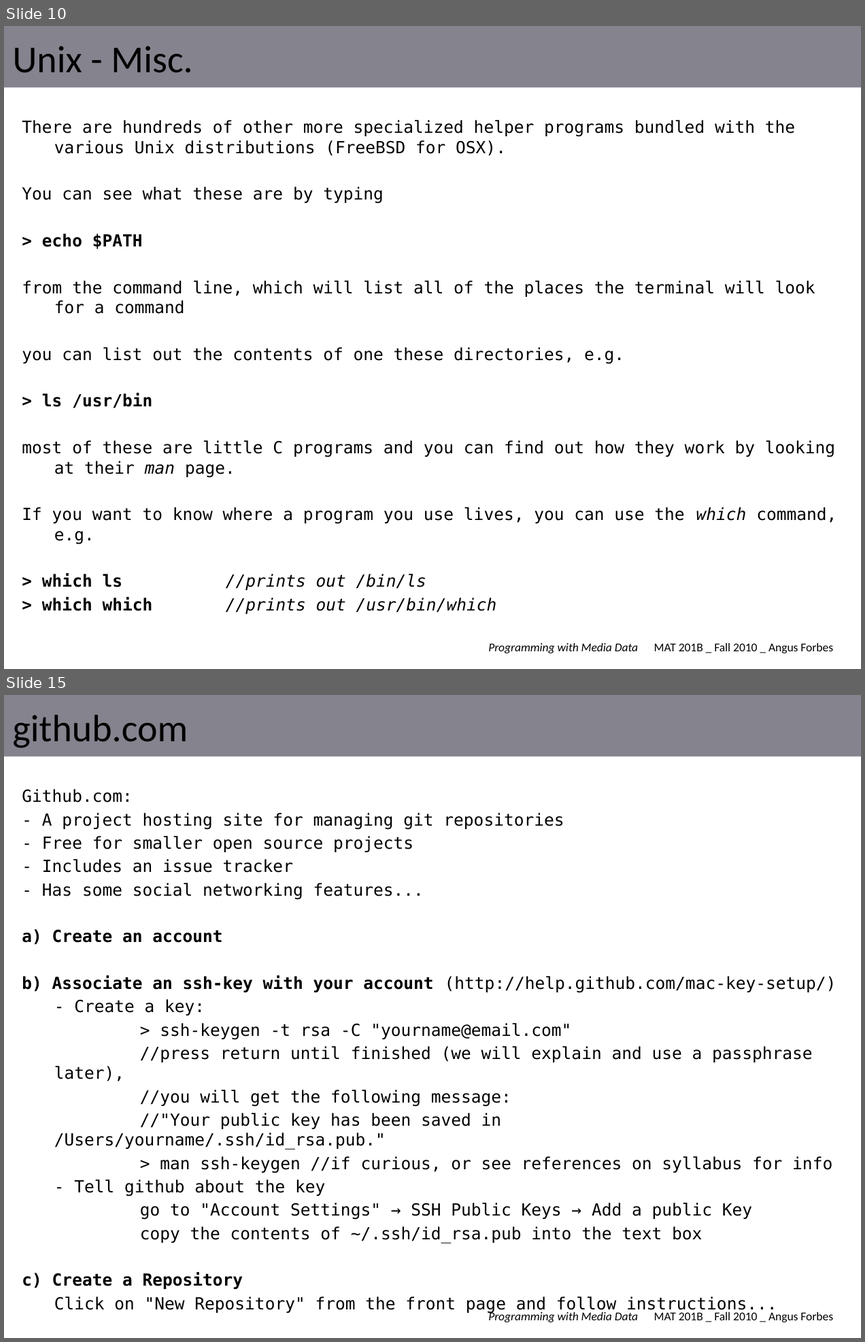
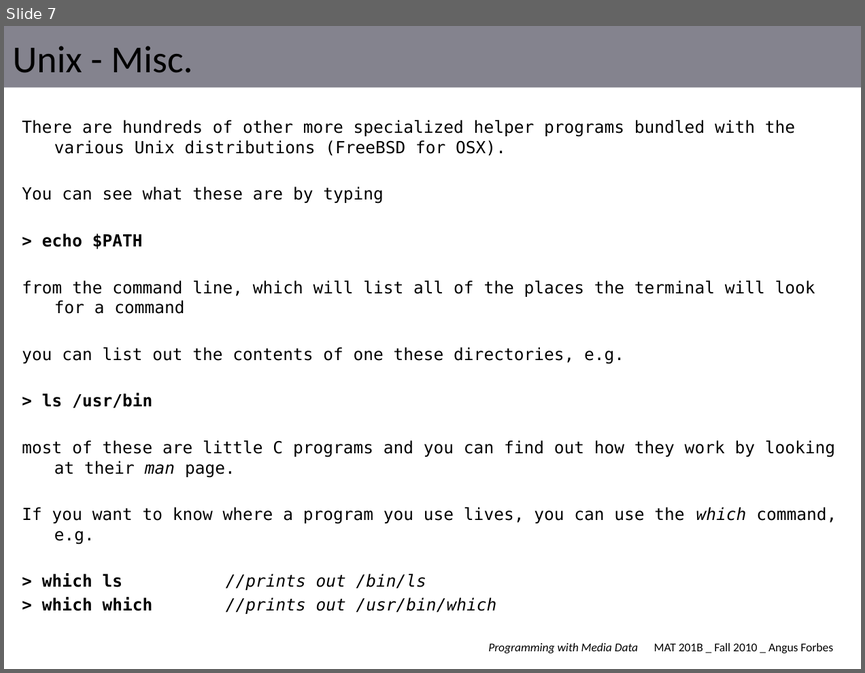
Before and after one commit to angusforbes/mat201b, a slide deck: slides/week1_tues.pptx. Shown one above the other, each under a label of ours: slides 10 and 15 before the commit, slide 7 after it; the slides between them are not shown. The pictures are 865x1342 and 865x673 pixels, drawn with LibreOffice and Linux fonts; fonts in the diff are those of the drawing. Boxes give left, top, right and bottom in pixels: in the first picture for what was removed or moved away, otherwise in the second. Text is boxed around its words. In the diff, an @@ line names an element or a change of style, - is before the commit and + after.

```diff
--- a/slides/week1_tues.pptx
+++ b/slides/week1_tues.pptx
@@ slide 15 removed at (4,695,861,1338), background #FFFFFF; not listed: 2 template elements that a slide beside it also shows @@
@@ title removed at (13,715,188,748) @@
-github.com
@@ text removed at (22,789,836,1312) @@
-Github.com:
-- A project hosting site for managing git repositories
-- Free for smaller open source projects
-- Includes an issue tracker
-- Has some social networking features...
-a) Create an account
-b) Associate an ssh-key with your account (http://help.github.com/mac-key-setup/)
-- Create a key:
-> ssh-keygen -t rsa -C "yourname@email.com"
-//press return until finished (we will explain and use a passphrase later),
-//you will get the following message:
-//"Your public key has been saved in /Users/yourname/.ssh/id_rsa.pub."
-> man ssh-keygen //if curious, or see references on syllabus for info
-- Tell github about the key
-go to "Account Settings" → SSH Public Keys → Add a public Key
-copy the contents of ~/.ssh/id_rsa.pub into the text box
-c) Create a Repository
-Click on "New Repository" from the front page and follow instructions...
@@ what was slide 10 is now slide 7 @@
```
Also in this commit, not shown: 2 slides changed, 4 slides added, 11 other slides removed, 5 other files.
